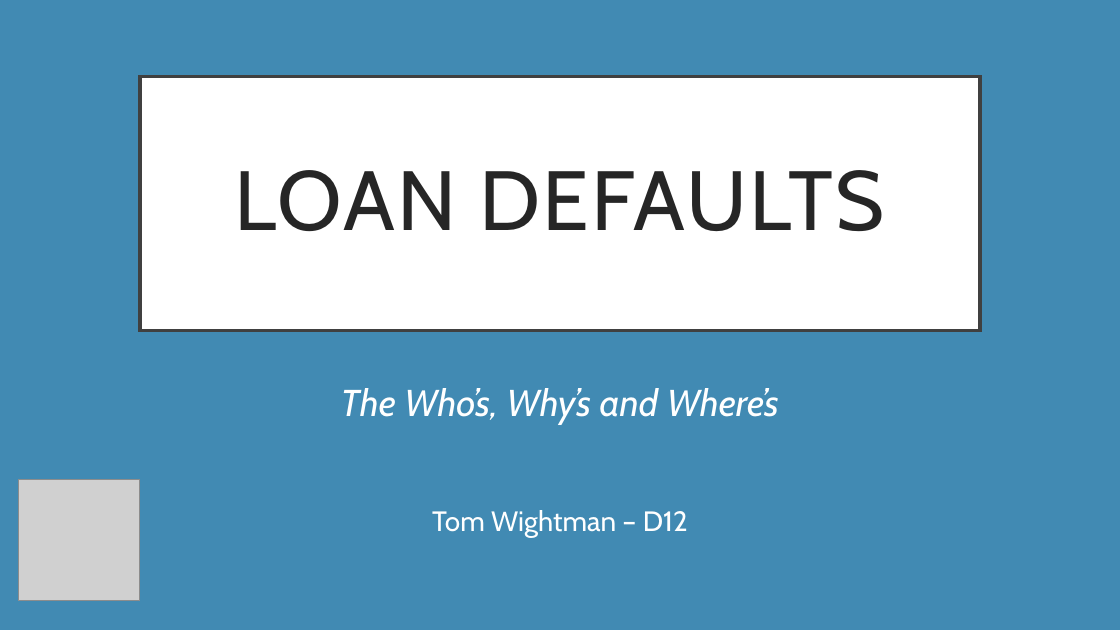
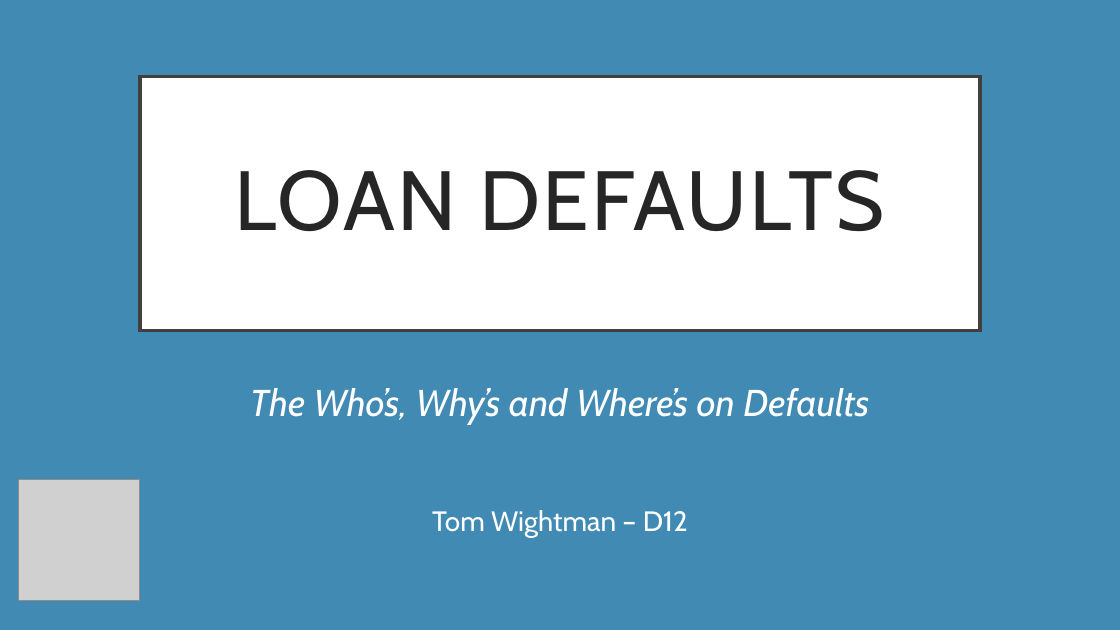
Before and after one commit to TomW49/final_proj_cc, a slide deck: slide 1 of documentation/loan_defaults_presentation.pptx. Drawn at 1120x630 pixels with LibreOffice and Linux fonts; fonts in the diff are those of the drawing; grey boxes stand for pictures. Boxes give left, top, right and bottom in pixels: in the first picture for what was removed or moved away, otherwise in the second. Text is boxed around its words. In the diff, an @@ line names an element or a change of style, - is before the commit and + after.

```diff
--- a/documentation/loan_defaults_presentation.pptx
+++ b/documentation/loan_defaults_presentation.pptx
@@ subtitle at [250,388,869,424]: text changed @@
-The Who’s, Why’s and Where’s
+The Who’s, Why’s and Where’s on Defaults
```
Also in this commit, not shown: 6 other slides changed, 4 slides added, 5 slides removed.
